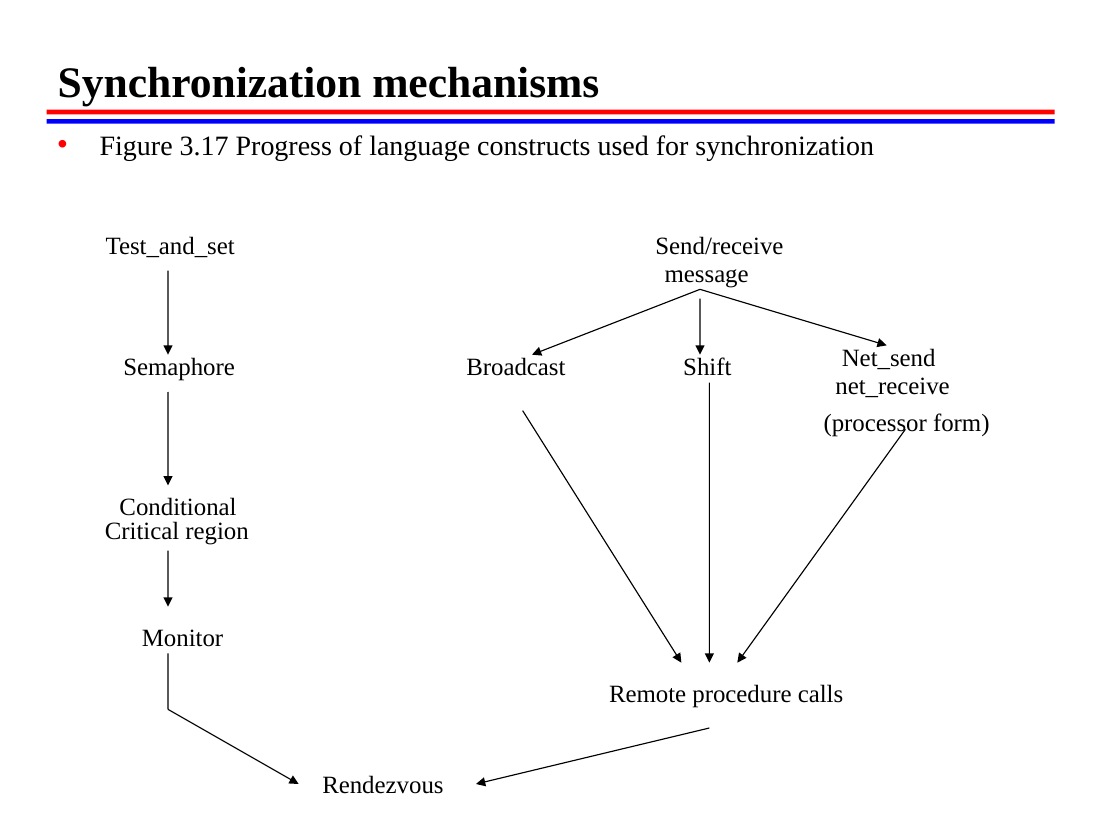
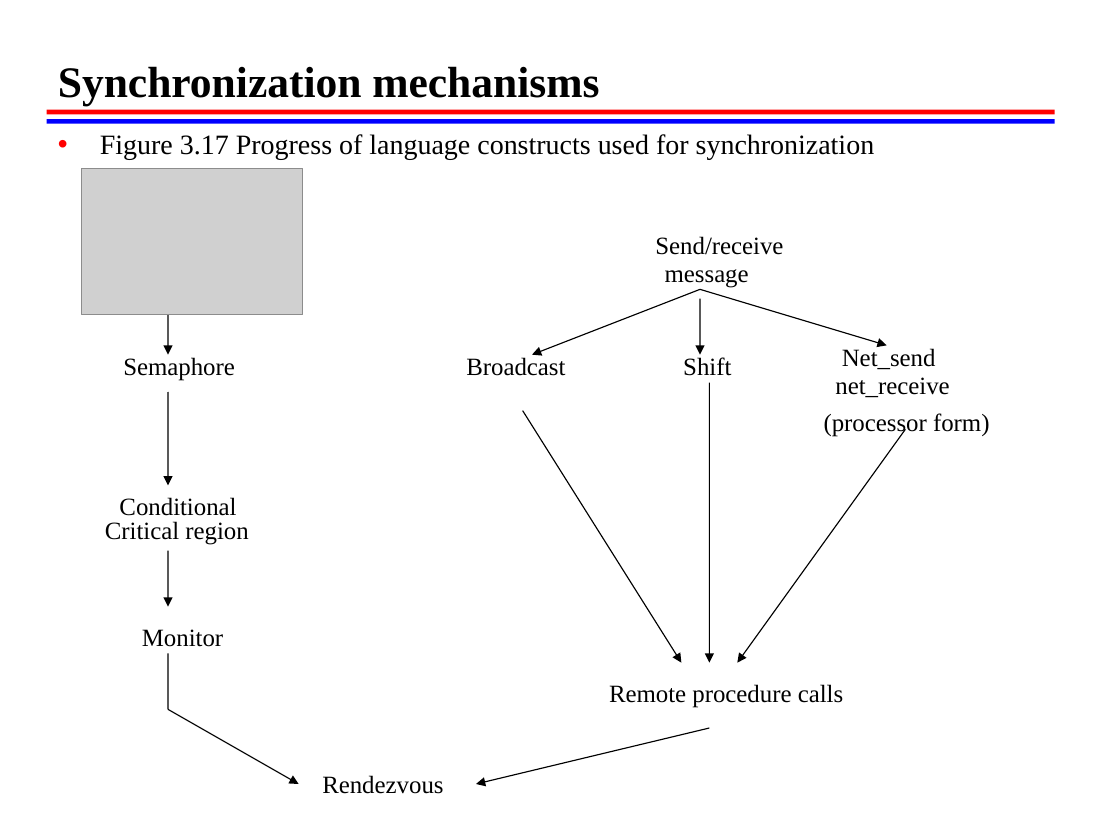
Before and after one commit to SunzidHassan/Study, a slide deck: slide 21 of Coursework/521_Computer_Architecture/Lectures/CH03.ppt. Drawn at 1120x840 pixels with LibreOffice and Linux fonts; fonts in the diff are those of the drawing; grey boxes stand for pictures. Boxes give left, top, right and bottom in pixels: in the first picture for what was removed or moved away, otherwise in the second. Text is boxed around its words. In the diff, an @@ line names an element or a change of style, - is before the commit and + after.

```diff
--- a/Coursework/521_Computer_Architecture/Lectures/CH03.ppt
+++ b/Coursework/521_Computer_Architecture/Lectures/CH03.ppt
@@ picture added at box(82, 168, 304, 315) @@
@@ text removed at box(106, 236, 235, 258) @@
-Test_and_set
```
Also in this commit, not shown: 5 other slides changed, 4 other files.
